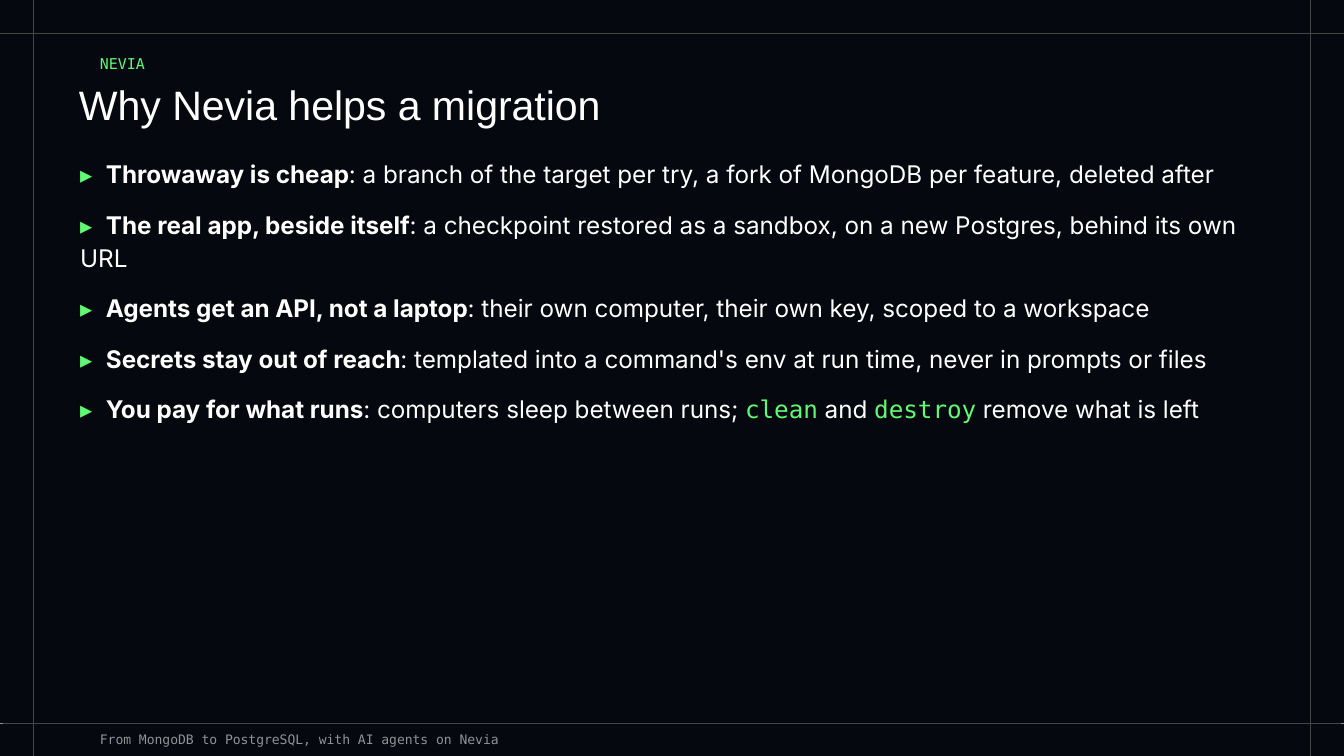
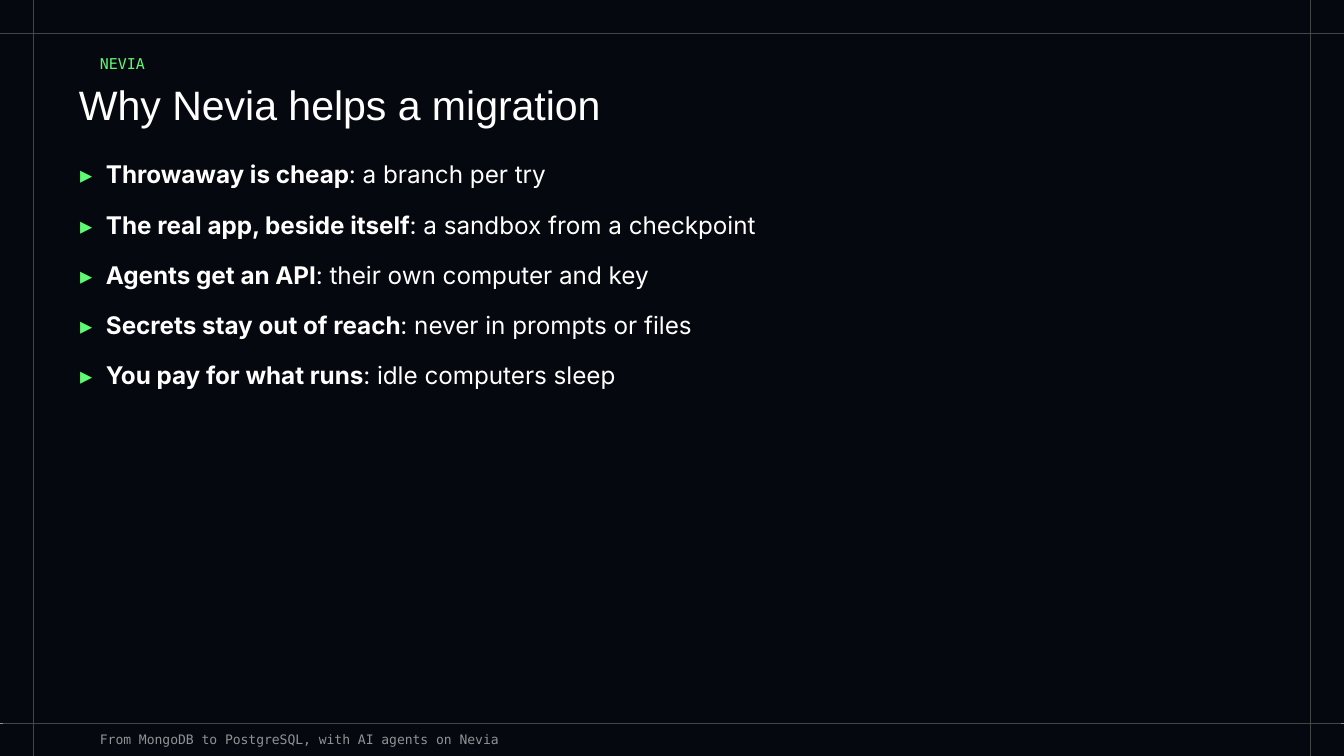
Before and after one commit to bertrandcedric/nevia-agent, a slide deck: slide 4 of docs/presentation.pptx. Drawn at 1344x756 pixels with LibreOffice and Linux fonts; fonts in the diff are those of the drawing. Boxes give left, top, right and bottom in pixels: in the first picture for what was removed or moved away, otherwise in the second. Text is boxed around its words. In the diff, an @@ line names an element or a change of style, - is before the commit and + after.

```diff
--- a/docs/presentation.pptx
+++ b/docs/presentation.pptx
@@ text at bbox=[106, 164, 756, 389]: text changed @@
-▸ Throwaway is cheap: a branch of the target per try, a fork of MongoDB per feature, deleted after
-▸ The real app, beside itself: a checkpoint restored as a sandbox, on a new Postgres, behind its own URL
-▸ Agents get an API, not a laptop: their own computer, their own key, scoped to a workspace
-▸ Secrets stay out of reach: templated into a command's env at run time, never in prompts or files
-▸ You pay for what runs: computers sleep between runs; clean and destroy remove what is left
+▸ Throwaway is cheap: a branch per try
+▸ The real app, beside itself: a sandbox from a checkpoint
+▸ Agents get an API: their own computer and key
+▸ Secrets stay out of reach: never in prompts or files
+▸ You pay for what runs: idle computers sleep
```
Also in this commit, not shown: 7 other slides changed, 16 slides added, 2 slides removed, 7 other files.
